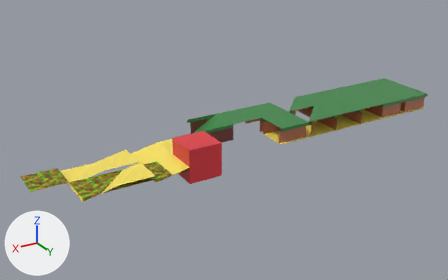
An edit to the Blender file Resources/Blender Models/Tiles.blend, drawn before and after from the same camera.
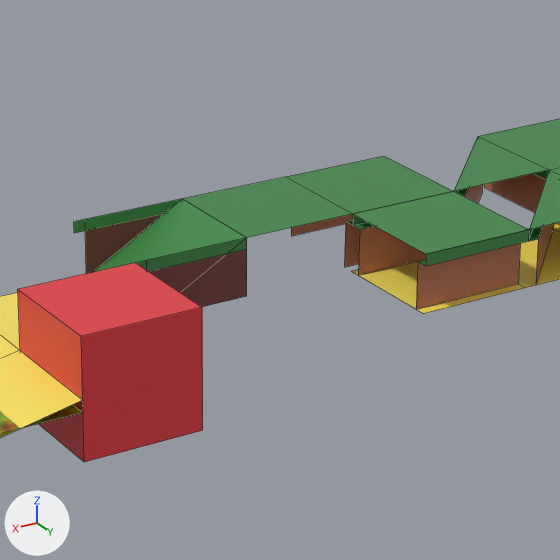
There are two pictures of each version: one whole from a camera (50 mm lens) standing at (17.92, 28.78, 13.52) and looking at (0.26, -0.66, -1.2), one close up on the part from 37% to 71% of the width and 22% to 75% of the height. The axes (+X, +Y, +Z) are drawn at lower left. The lights are the same throughout. The close-ups show mesh edges as thin lines.

The first close-up shows 'Error', 'Hill_1_Edge', 'Hill_Diagonal', 'Hill_Diagonal_Sand', 'Hill_Flat', 'Hill_Opposite_Edges', 'Hill_Opposite_Edges_Sand', 'Hill_Ramp', 'Sand', 'Sand_Edge_Water'.
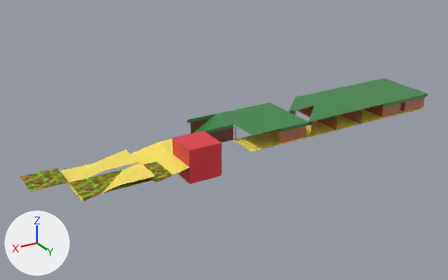
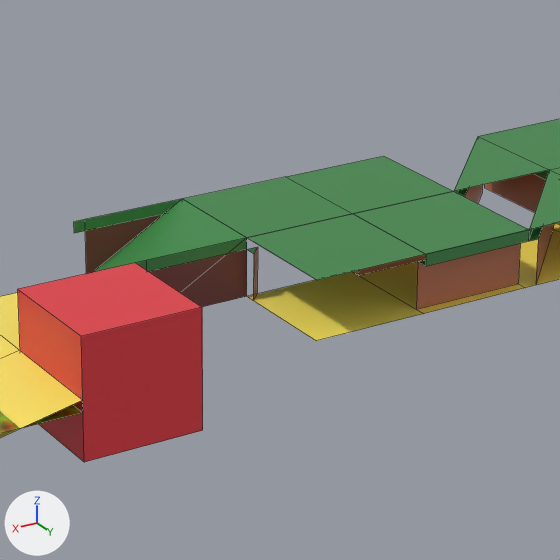
The change, as JSON lines over the scene's bpy script:
```json
{"op": "add", "block": "me_hill_diagonal_sand_001", "code": ["me_hill_diagonal_sand_001 = bpy.data.meshes.new('Hill_Diagonal_Sand.001')", "me_hill_diagonal_sand_001.from_pydata(...)  # 14 vertices, 5 faces; spans x -1.0..1.0, y -1.0..1.0, z -1.0..0.0", "me_hill_diagonal_sand_001.materials.append(mat_material)  # picture img_endesga_32_1x_png_001"]}
{"op": "add", "block": "ob_hill_inner_corner_sand", "code": ["ob_hill_inner_corner_sand = bpy.data.objects.new('Hill_Inner_Corner_Sand', me_hill_diagonal_sand_001)", "ob_hill_inner_corner_sand.location = (-1.0, 1.0, 0.0)"]}
```

Boxes [x1, y1, x2, y2] around the edits, measured in the close-ups (560 x 560 px):
```json
{"object": "Hill_Inner_Corner_Sand", "change": "added", "after": [247, 214, 425, 341]}
```
